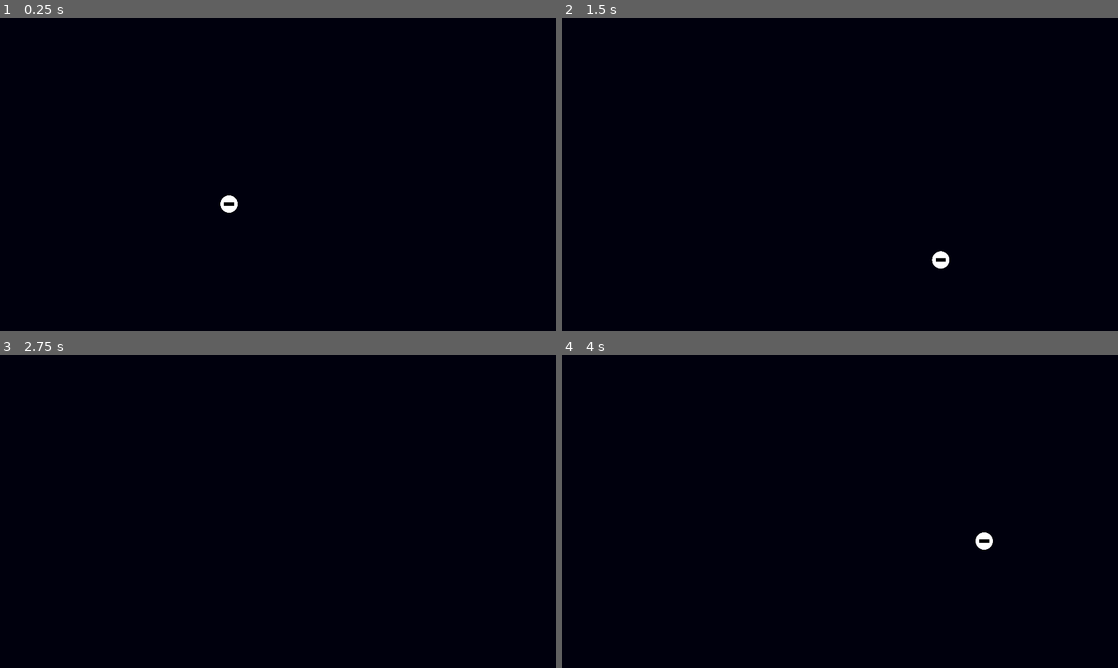
Above: before the commit, frames 1-4 (two rows, left to right).
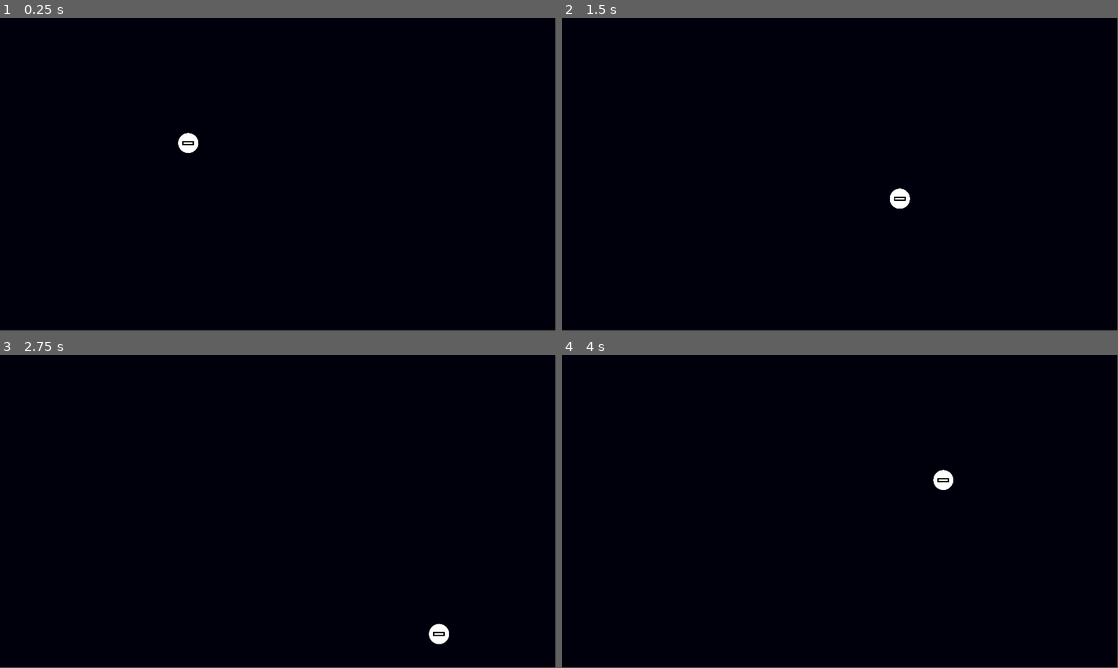
Above: after the commit, the same moments.

Repository: zekar47/mba2
Game: Godot game, scene res://Scenes/game.tscn
Same seed, same stepped clock (60 frames per second), same inputs: the game is played once before the commit and once after it.
Inputs:
- Up to frame 1 (0.25 s): no input
- Up to frame 2 (1.5 s): tap Enter at 0.5 s; hold Right (right) 0.53-1.28 s; tap Z (dash) at 0.6, 1.35 s; hold Down (down) from 1.28 s (still down)
- Up to frame 3 (2.75 s): release Down (down) at 2.03 s; hold Right (right) from 2.03 s (still down); tap Z (dash) at 2.1 s
- Up to frame 4 (4 s): release Right (right) at 2.78 s; hold Up (up) 2.78-3.53 s; tap Z (dash) at 2.85, 3.6 s; hold Left (left) from 3.53 s (still down)
In our replay, the window is 800x450 before the commit and 799x449 after it. These sizes can differ from the game's own. Grey fills any space a smaller window leaves; there, only what the larger window draws over its background counts as a difference.

The runs differ from the first frame. In frame 1, 0.3% of the frame differs, in the area x 32-43%, y 36-63%; in frame 2, 0.3%, in the area x 59-70%, y 54-81%; in frame 3, 0.2%; in frame 4, 0.3%.

Commit message:
trying to make resolutions work aaaaa

Diff:
--- a/Scenes/endgame.tscn
+++ b/Scenes/endgame.tscn
@@ -1,13 +1,24 @@
-[gd_scene load_steps=3 format=3 uid="uid://brykjlakxthgm"]
+[gd_scene load_steps=4 format=3 uid="uid://brykjlakxthgm"]
 
 [ext_resource type="PackedScene" uid="uid://bv4mnd4v88fsf" path="res://Scenes/player.tscn" id="1_hiri6"]
 [ext_resource type="AudioStream" uid="uid://wpkjukduvpku" path="res://Sound/Music/endgame.ogg" id="2_xepvb"]
+[ext_resource type="Texture2D" uid="uid://bo7k2c52rsheq" path="res://Sprites/mrbin.png" id="3_1novd"]
 
 [node name="Node2D" type="Node2D"]
+position = Vector2(0, -1)
 
 [node name="Player" parent="." instance=ExtResource("1_hiri6")]
-position = Vector2(1, 0)
+position = Vector2(167, 374)
 
 [node name="Endgame" type="AudioStreamPlayer" parent="."]
 stream = ExtResource("2_xepvb")
+volume_db = -43.697
 autoplay = true
+
+[node name="Mrbin" type="Sprite2D" parent="."]
+position = Vector2(817, 505)
+texture = ExtResource("3_1novd")
+
+[node name="Mrbin2" type="Sprite2D" parent="."]
+position = Vector2(1581, 710)
+texture = ExtResource("3_1novd")
--- a/Scenes/player.tscn
+++ b/Scenes/player.tscn
@@ -1,15 +1,64 @@
-[gd_scene load_steps=3 format=3 uid="uid://bv4mnd4v88fsf"]
+[gd_scene load_steps=8 format=3 uid="uid://bv4mnd4v88fsf"]
 
 [ext_resource type="Script" path="res://Scripts/player-movement.gd" id="1_p3m1a"]
+[ext_resource type="Texture2D" uid="uid://r3085uubrkkt" path="res://Sprites/Player/player0.svg" id="2_8ap2m"]
 [ext_resource type="Texture2D" uid="uid://blf2dkd8hs5pg" path="res://Sprites/Player/player4.svg" id="2_vb2te"]
+[ext_resource type="Texture2D" uid="uid://7462mn7xiguy" path="res://Sprites/Player/player1.svg" id="3_km3vh"]
+[ext_resource type="Texture2D" uid="uid://dwpt8d08eqryy" path="res://Sprites/Player/player2.svg" id="4_73kol"]
+[ext_resource type="Texture2D" uid="uid://dwj4nrevdn6pg" path="res://Sprites/Player/player3.svg" id="5_loyxv"]
+
+[sub_resource type="SpriteFrames" id="SpriteFrames_afqbi"]
+animations = [{
+"frames": [{
+"duration": 1.0,
+"texture": ExtResource("2_8ap2m")
+}],
+"loop": true,
+"name": &"player0",
+"speed": 5.0
+}, {
+"frames": [{
+"duration": 1.0,
+"texture": ExtResource("3_km3vh")
+}],
+"loop": true,
+"name": &"player1",
+"speed": 5.0
+}, {
+"frames": [{
+"duration": 1.0,
+"texture": ExtResource("4_73kol")
+}],
+"loop": true,
+"name": &"player2",
+"speed": 5.0
+}, {
+"frames": [{
+"duration": 1.0,
+"texture": ExtResource("5_loyxv")
+}],
+"loop": true,
+"name": &"player3",
+"speed": 5.0
+}, {
+"frames": [{
+"duration": 1.0,
+"texture": ExtResource("2_vb2te")
+}],
+"loop": true,
+"name": &"player4",
+"speed": 5.0
+}]
 
 [node name="Player" type="Node2D"]
+scale = Vector2(0.2, 0.2)
 script = ExtResource("1_p3m1a")
 
-[node name="Sprite2D" type="Sprite2D" parent="."]
-position = Vector2(140, 210)
-scale = Vector2(0.3, 0.3)
-texture = ExtResource("2_vb2te")
+[node name="AnimatedSprite2D" type="AnimatedSprite2D" parent="."]
+texture_filter = 6
+scale = Vector2(1.745, 1.745)
+sprite_frames = SubResource("SpriteFrames_afqbi")
+animation = &"player0"
 
 [node name="DashTimer" type="Timer" parent="."]
 wait_time = 0.5
--- a/project.godot
+++ b/project.godot
@@ -20,9 +20,7 @@
 
 window/size/viewport_width=1920
 window/size/viewport_height=1080
-window/size/mode=3
-window/size/initial_position_type=0
-window/stretch/mode="viewport"
+window/stretch/aspect="expand"
 window/stretch/scale_mode="integer"
 window/per_pixel_transparency/allowed=true
 
